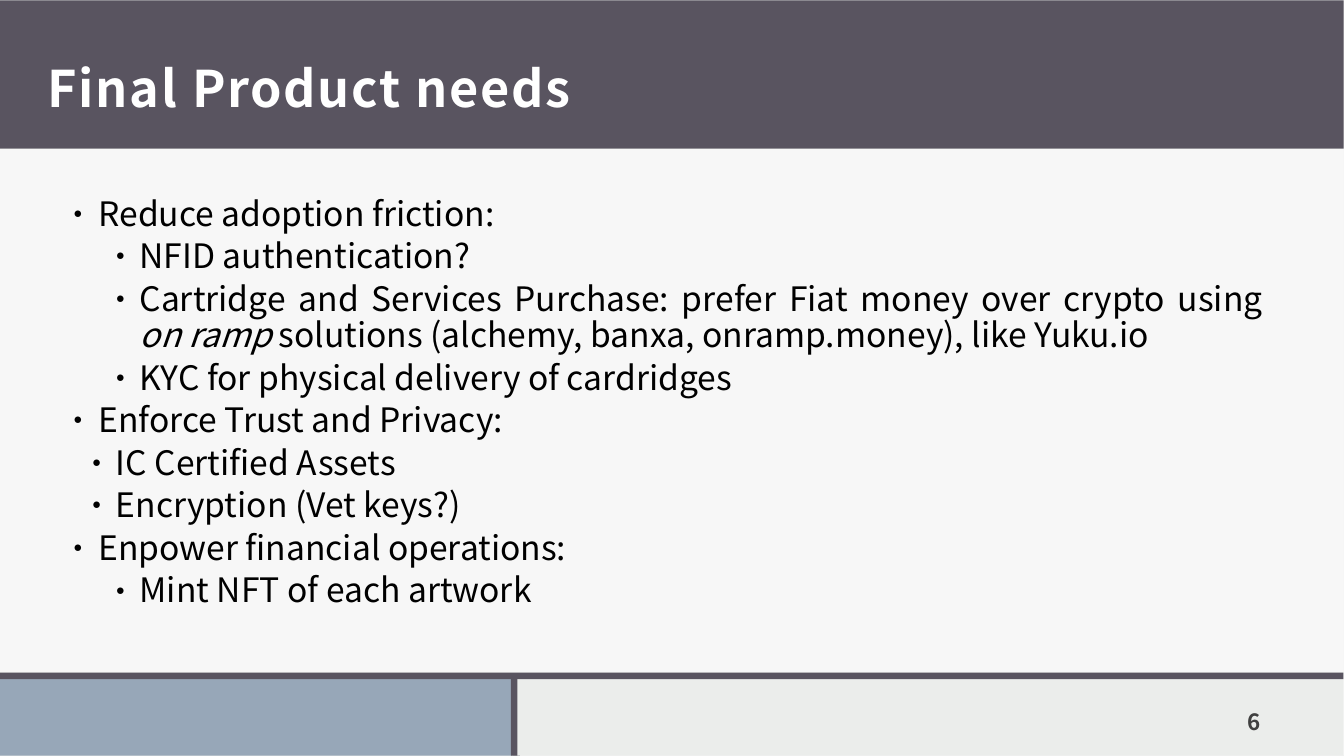
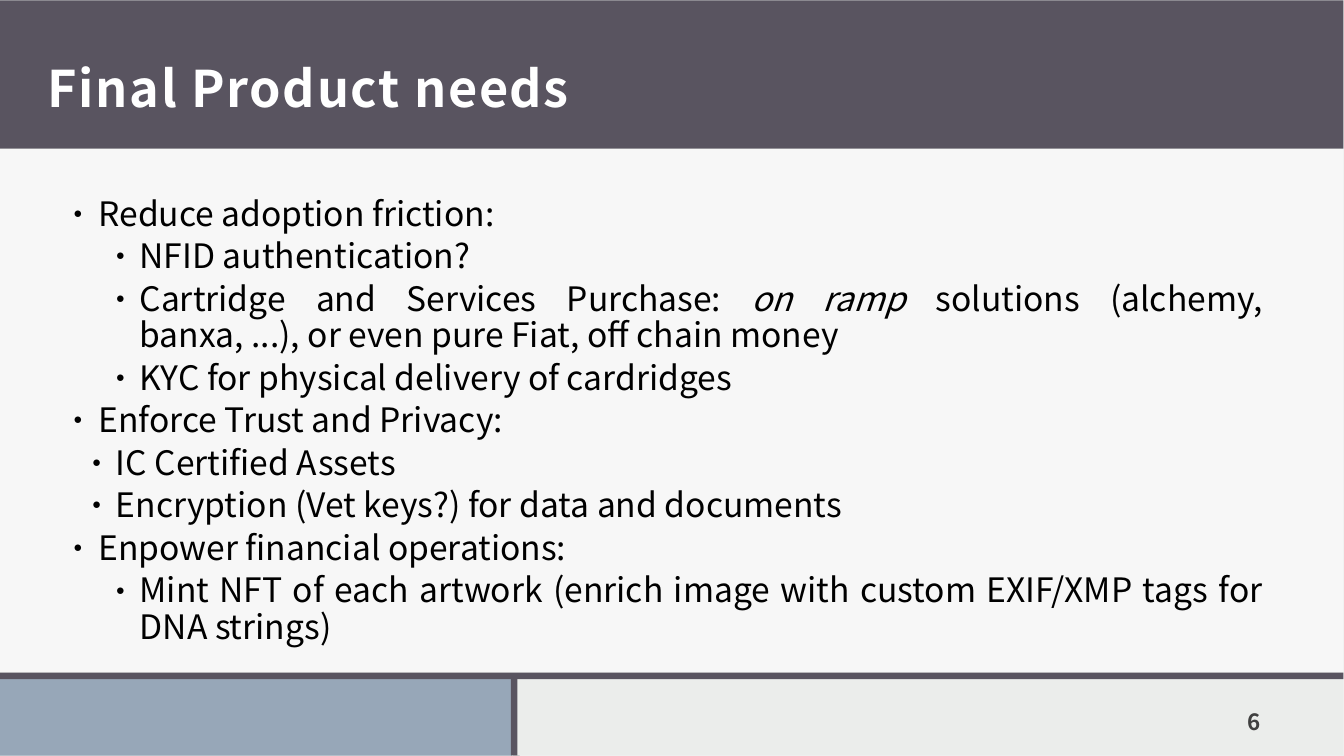
Before and after one commit to RobertoPirrone/digitaltechne, a slide deck: slide 6 of src/docs/presentations/21maggio.pptx. Drawn at 1344x756 pixels with LibreOffice and Linux fonts; fonts in the diff are those of the drawing. Boxes give left, top, right and bottom in pixels: in the first picture for what was removed or moved away, otherwise in the second. Text is boxed around its words. In the diff, an @@ line names an element or a change of style, - is before the commit and + after.

```diff
--- a/src/docs/presentations/21maggio.pptx
+++ b/src/docs/presentations/21maggio.pptx
@@ title "Final Product needs" at <box>48,66,569,108</box>: letter spacing 1.3 to 1.2 pt @@
@@ text at <box>140,283,1263,355</box>: text changed @@
-    ● Cartridge and Services Purchase: prefer Fiat money over crypto using on ramp solutions (alchemy, banxa, onramp.money), like Yuku.io
+    ● Cartridge and Services Purchase: on ramp solutions (alchemy, banxa, ...), or even pure Fiat, off chain money
@@ text at <box>116,489,842,525</box>: text changed @@
-  ● Encryption (Vet keys?)
+  ● Encryption (Vet keys?) for data and documents
@@ text at <box>140,574,1262,648</box>: text changed @@
-    ● Mint NFT of each artwork
+    ● Mint NFT of each artwork (enrich image with custom EXIF/XMP tags for DNA strings)
```
Also in this commit, not shown: 5 other slides changed, 7 other files.
